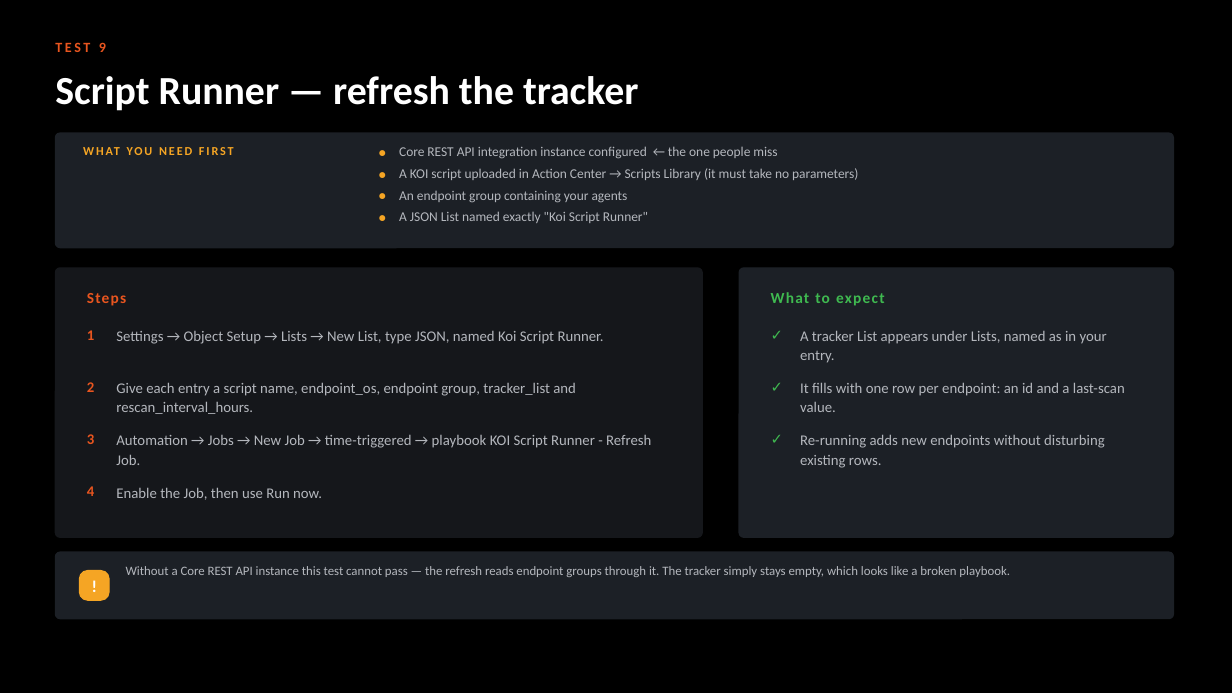
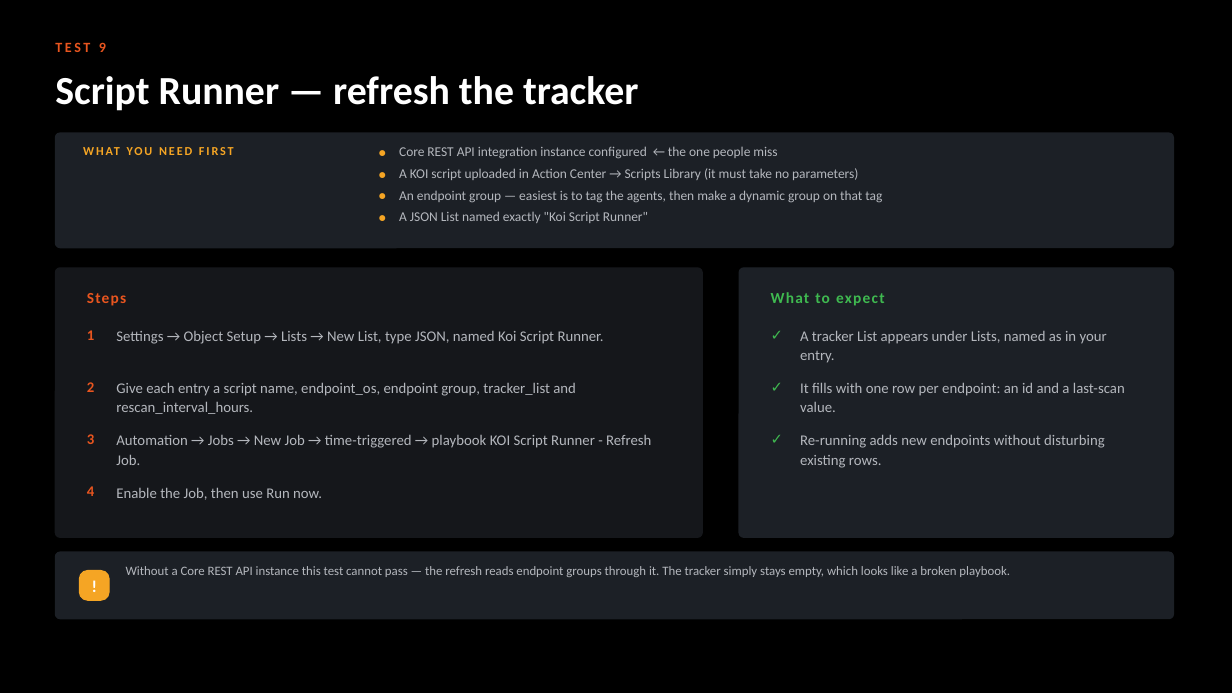
Before and after one commit to ayman-m/koi-xsiam-pack, a slide deck: slide 15 of docs/KOI_Content_Pack_Test_Guide.pptx. Drawn at 1232x693 pixels with LibreOffice and Linux fonts; fonts in the diff are those of the drawing. Boxes give left, top, right and bottom in pixels: in the first picture for what was removed or moved away, otherwise in the second. Text is boxed around its words. In the diff, an @@ line names an element or a change of style, - is before the commit and + after.

```diff
--- a/docs/KOI_Content_Pack_Test_Guide.pptx
+++ b/docs/KOI_Content_Pack_Test_Guide.pptx
@@ text at <box>399,190,882,203</box>: text changed @@
-An endpoint group containing your agents
+An endpoint group — easiest is to tag the agents, then make a dynamic group on that tag
```
Also in this commit, not shown: 3 other slides changed, 7 other files.
